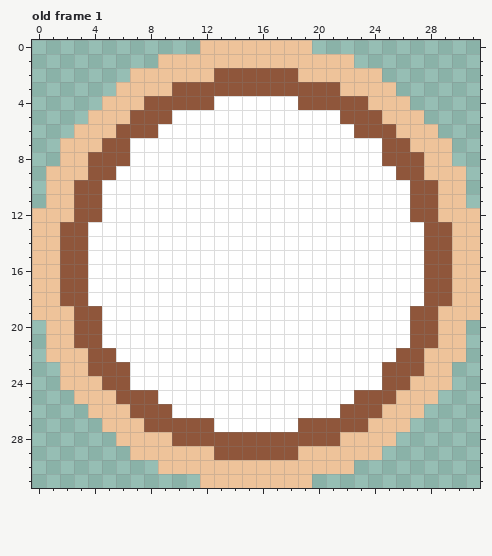
Pixel-art file: assets/source/nodes.aseprite. Above is the file before it was changed.
32x32 pixels, 3 frames. Shown: old frame 1.
The same view after the edit:
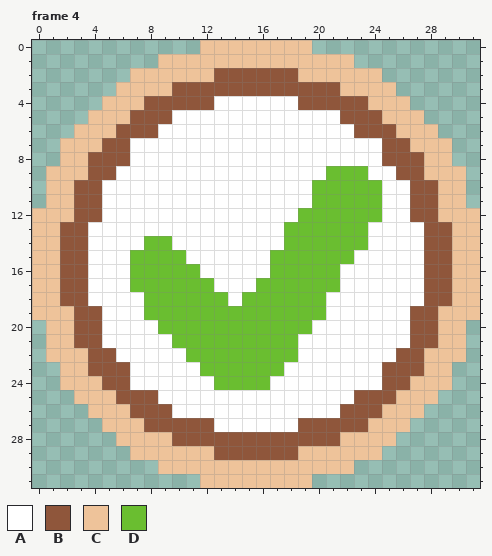
Palette (. is transparent): A #ffffff  B #8f563b  C #eec39a  D #6abe30
A new or re-ordered frame is compared with the old frame closest to it.
Message: Con nodos visitados node "ok, hose"
The edit:
frames 3 -> 4
Changed rows in their new state; - is an unchanged pixel.
Frame 4 is new; against old frame 1, layer "Layer 1":
first column x 7:
 9 --------------DDD-
10 -------------DDDDD
11 -------------DDDDD
12 ------------DDDDDD
13 -----------DDDDDD-
14 -DD--------DDDDDD-
15 DDDD------DDDDDD--
16 DDDDD-----DDDDD---
17 DDDDDD---DDDDDD---
18 -DDDDDD-DDDDDD----
19 -DDDDDDDDDDDDD----
20 --DDDDDDDDDDD-----
21 ---DDDDDDDDD------
22 ----DDDDDDDD------
23 -----DDDDDD-------
24 ------DDDD--------
Boxes around the changes in both pictures, in picture pixels (x1, y1, x2, y2):
changed: (130, 166, 382, 390)
